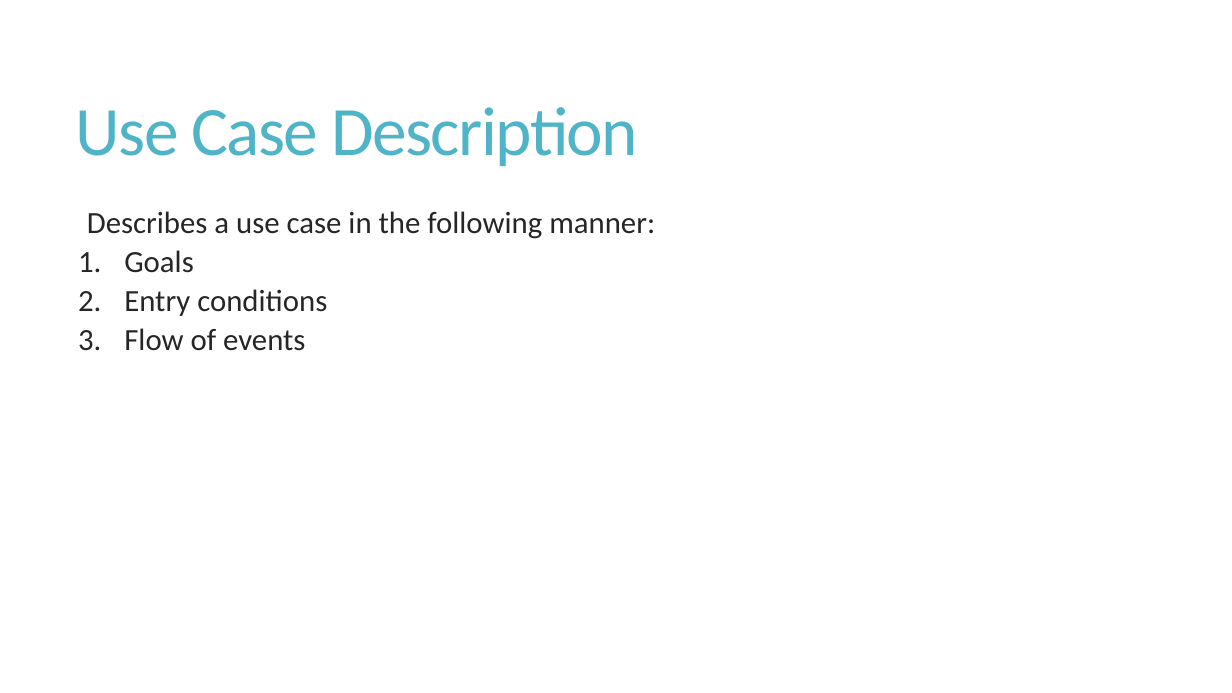
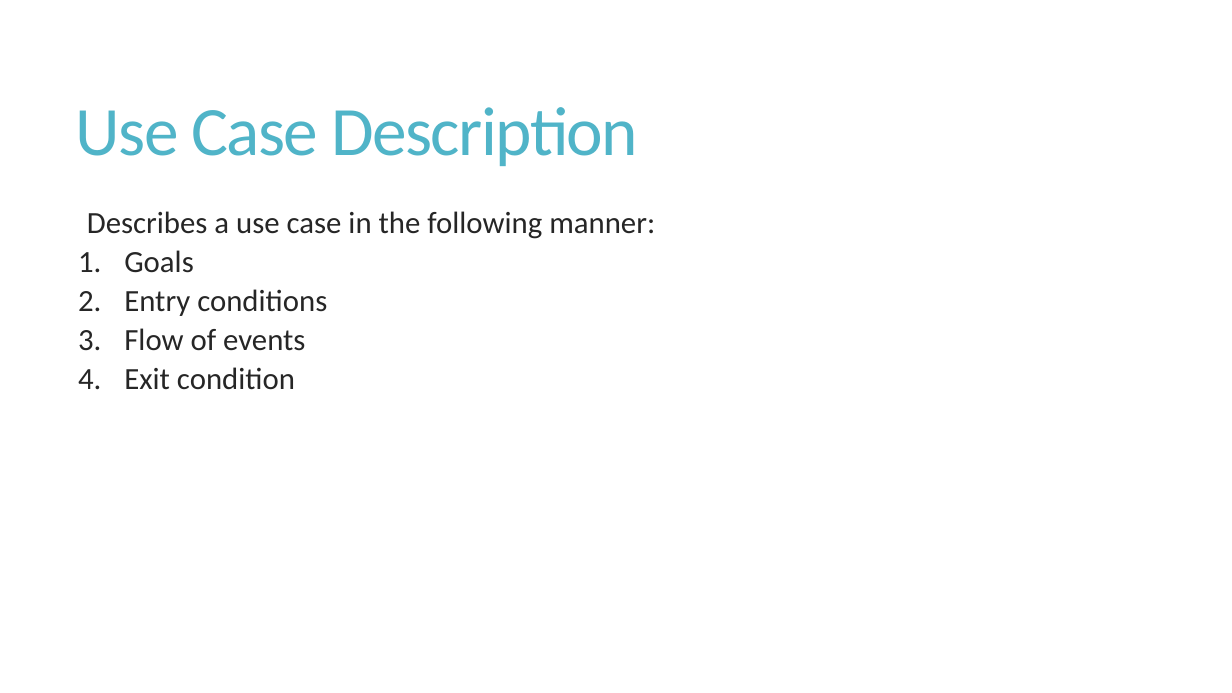
Before and after one commit to shabbir-hussain/ecse321tutW15, a slide deck: slide 15 of 04-RequirementsCont.pptx. Drawn at 1232x693 pixels with LibreOffice and Linux fonts; fonts in the diff are those of the drawing. Boxes give left, top, right and bottom in pixels: in the first picture for what was removed or moved away, otherwise in the second. Text is boxed around its words. In the diff, an @@ line names an element or a change of style, - is before the commit and + after.

```diff
--- a/04-RequirementsCont.pptx
+++ b/04-RequirementsCont.pptx
@@ text at <box>124,367,295,390</box>: paragraph added @@
+  4. Exit condition
```
Also in this commit, not shown: 2 other slides changed, 16 other files.
